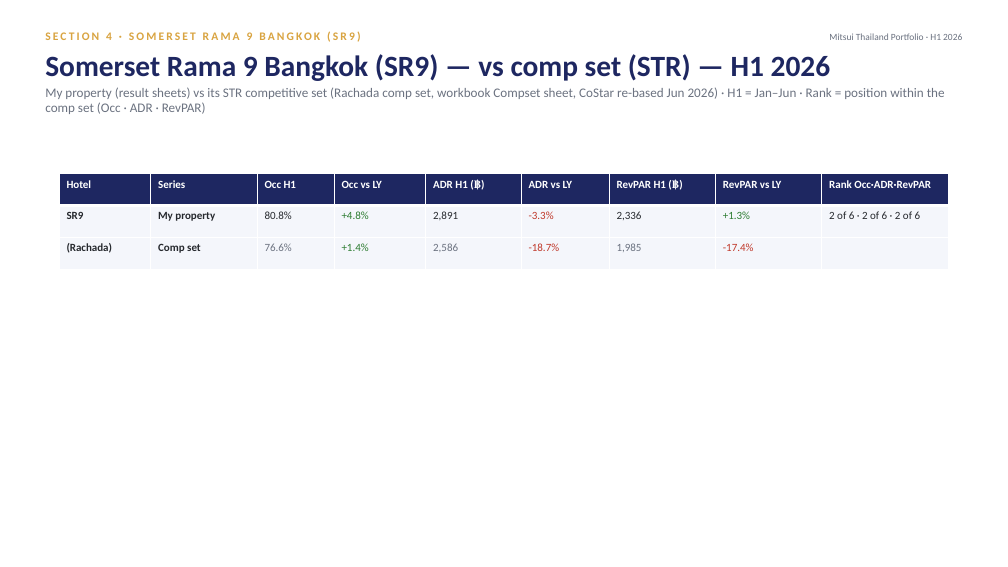
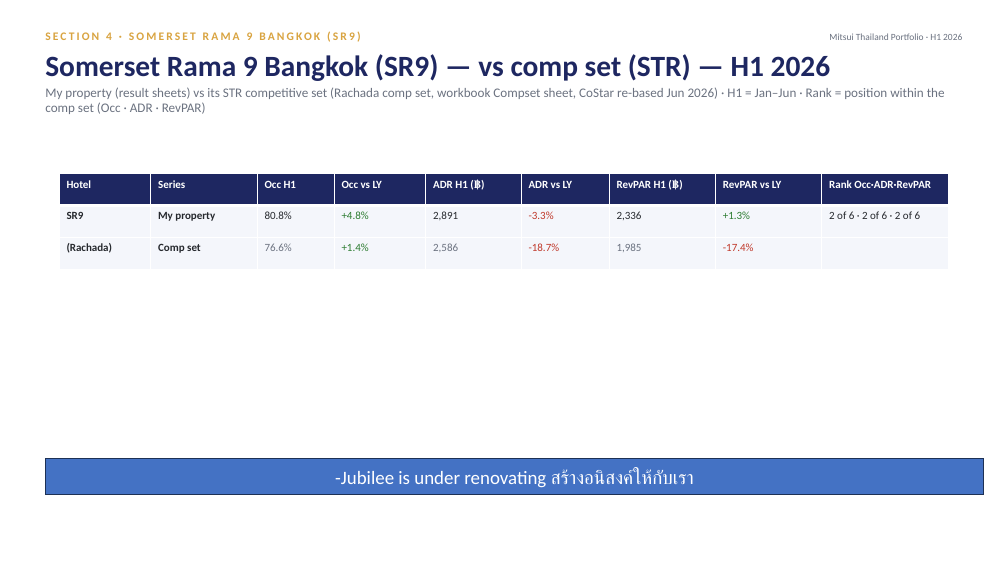
Before and after one commit to Chavin2543/mae-workspace, a slide deck: slide 31 of output/Portfolio_Performance_Report_H1-2026.pptx. Drawn at 1008x567 pixels with LibreOffice and Linux fonts; fonts in the diff are those of the drawing. Boxes give left, top, right and bottom in pixels: in the first picture for what was removed or moved away, otherwise in the second. Text is boxed around its words. In the diff, an @@ line names an element or a change of style, - is before the commit and + after.

```diff
--- a/output/Portfolio_Performance_Report_H1-2026.pptx
+++ b/output/Portfolio_Performance_Report_H1-2026.pptx
@@ rectangle added at [45, 458, 984, 495], fill #4472C4, outline #1E3256 1 pt, 18 pt, text #FFFFFF @@
+-Jubilee is under renovating สร้างอนิสงค์ให้กับเรา
```
Also in this commit, not shown: 24 other slides changed, 1 other file.
